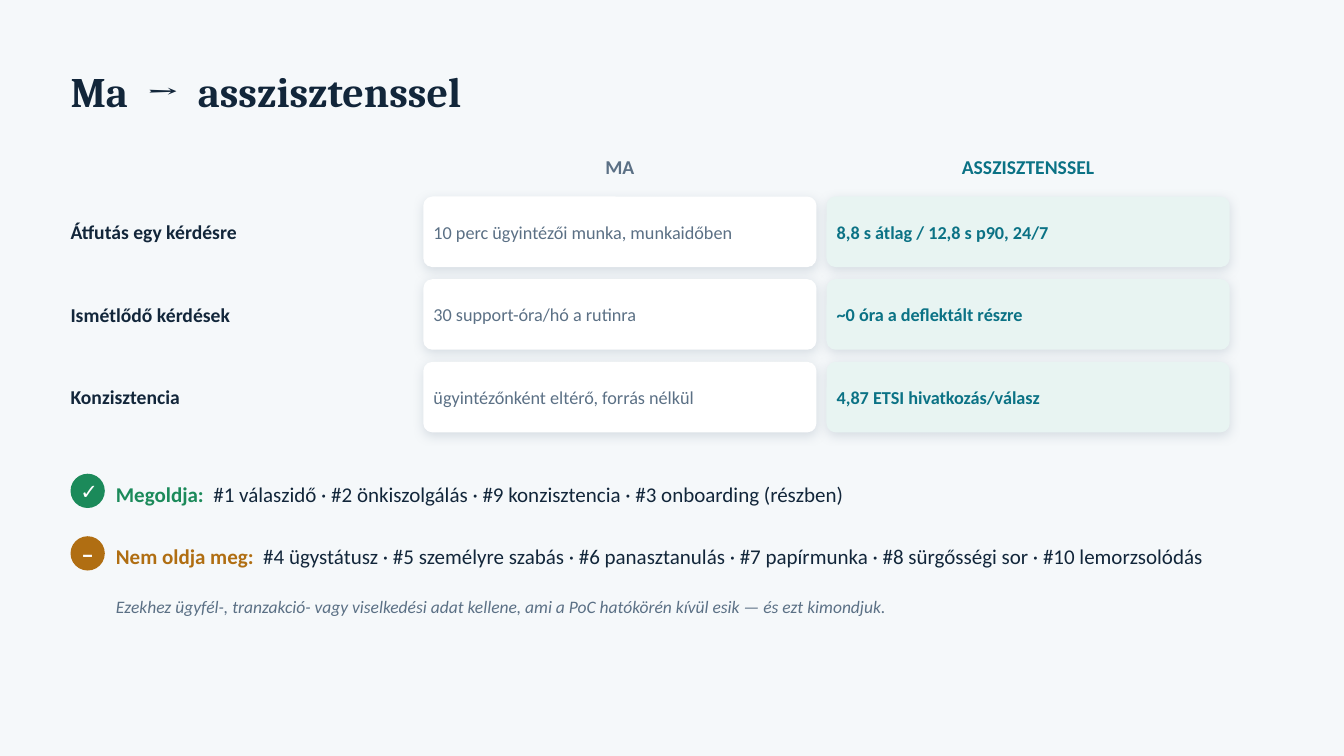
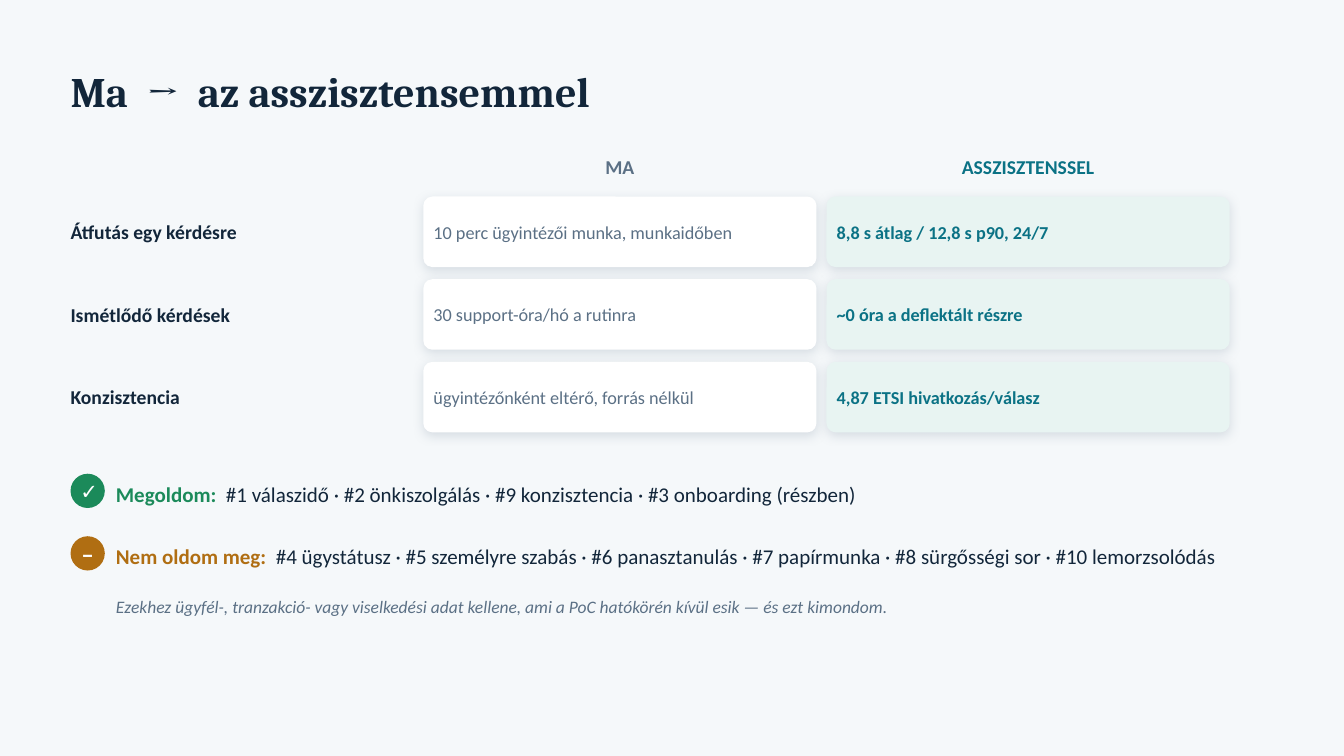
Before and after one commit to vighsandor/hazifeladatok, a slide deck: slide 2 of docs/zaroprojekt-prezentacio.pptx. Drawn at 1344x756 pixels with LibreOffice and Linux fonts; fonts in the diff are those of the drawing. Boxes give left, top, right and bottom in pixels: in the first picture for what was removed or moved away, otherwise in the second. Text is boxed around its words. In the diff, an @@ line names an element or a change of style, - is before the commit and + after.

```diff
--- a/docs/zaroprojekt-prezentacio.pptx
+++ b/docs/zaroprojekt-prezentacio.pptx
@@ text at (x1=71, y1=78, x2=590, y2=108): text changed @@
-Ma → asszisztenssel
+Ma → az asszisztensemmel
@@ text at (x1=116, y1=487, x2=856, y2=506): text changed @@
-Megoldja: #1 válaszidő · #2 önkiszolgálás · #9 konzisztencia · #3 onboarding (részben)
+Megoldom: #1 válaszidő · #2 önkiszolgálás · #9 konzisztencia · #3 onboarding (részben)
@@ text at (x1=116, y1=549, x2=1215, y2=568): text changed @@
-Nem oldja meg: #4 ügystátusz · #5 személyre szabás · #6 panasztanulás · #7 papírmunka · #8 sürgősségi sor · #10 lemorzsolódás
+Nem oldom meg: #4 ügystátusz · #5 személyre szabás · #6 panasztanulás · #7 papírmunka · #8 sürgősségi sor · #10 lemorzsolódás
@@ text at (x1=116, y1=601, x2=887, y2=616): text changed @@
-Ezekhez ügyfél-, tranzakció- vagy viselkedési adat kellene, ami a PoC hatókörén kívül esik — és ezt kimondjuk.
+Ezekhez ügyfél-, tranzakció- vagy viselkedési adat kellene, ami a PoC hatókörén kívül esik — és ezt kimondom.
```
Also in this commit, not shown: 6 other slides changed, 7 other files.
